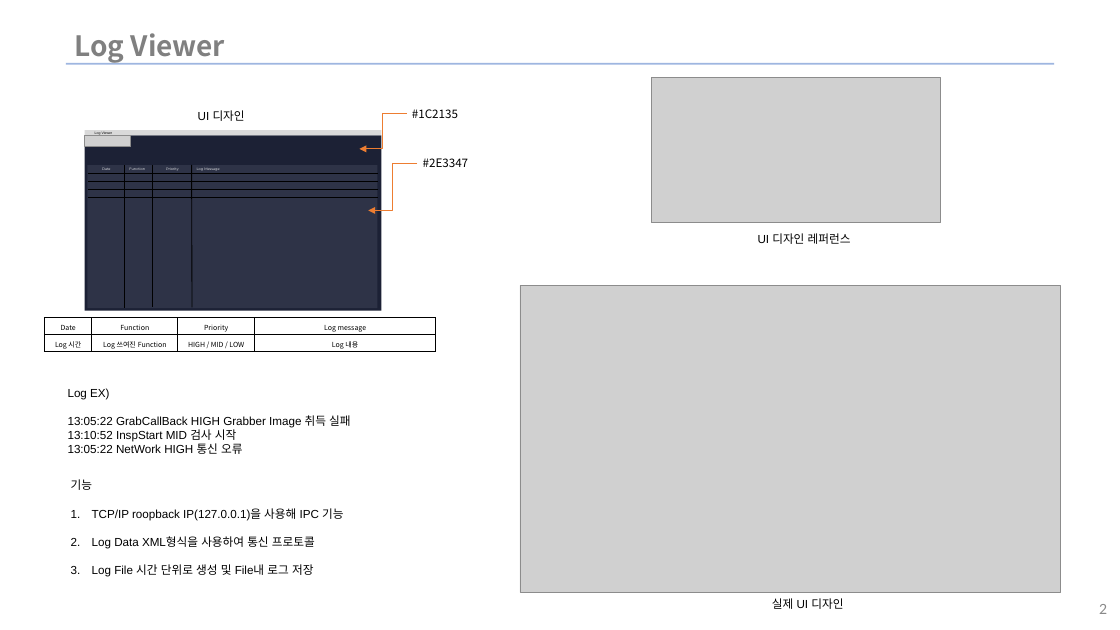
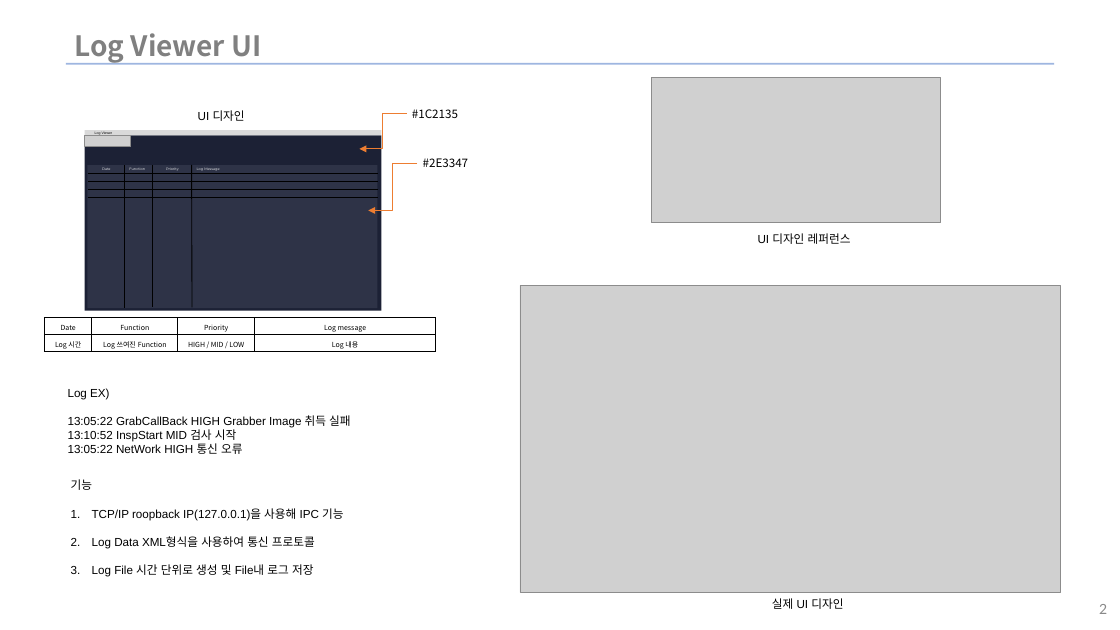
Before and after one commit to WinWooPark/ImageViewer_wpf, a slide deck: slide 2 of LogViewer/LogViewer.pptx. Drawn at 1120x630 pixels with LibreOffice and Linux fonts; fonts in the diff are those of the drawing; grey boxes stand for pictures; background and template pictures are left out. Boxes give left, top, right and bottom in pixels: in the first picture for what was removed or moved away, otherwise in the second. Text is boxed around its words. In the diff, an @@ line names an element or a change of style, - is before the commit and + after.

Commit message:
Image Viewer UI 제작 완료

```diff
--- a/LogViewer/LogViewer.pptx
+++ b/LogViewer/LogViewer.pptx
@@ title at box(74, 33, 262, 64): text changed @@
-Log Viewer
+Log Viewer UI
```
Also in this commit, not shown: 4 other slides changed, 12 other files.
